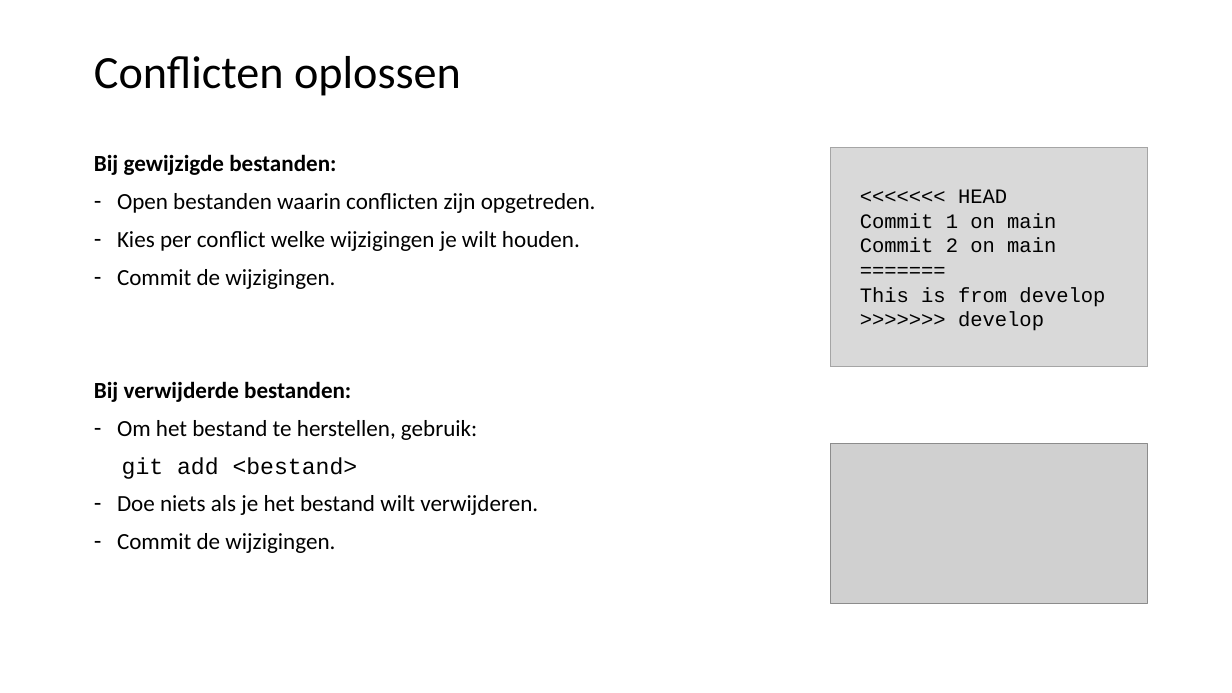
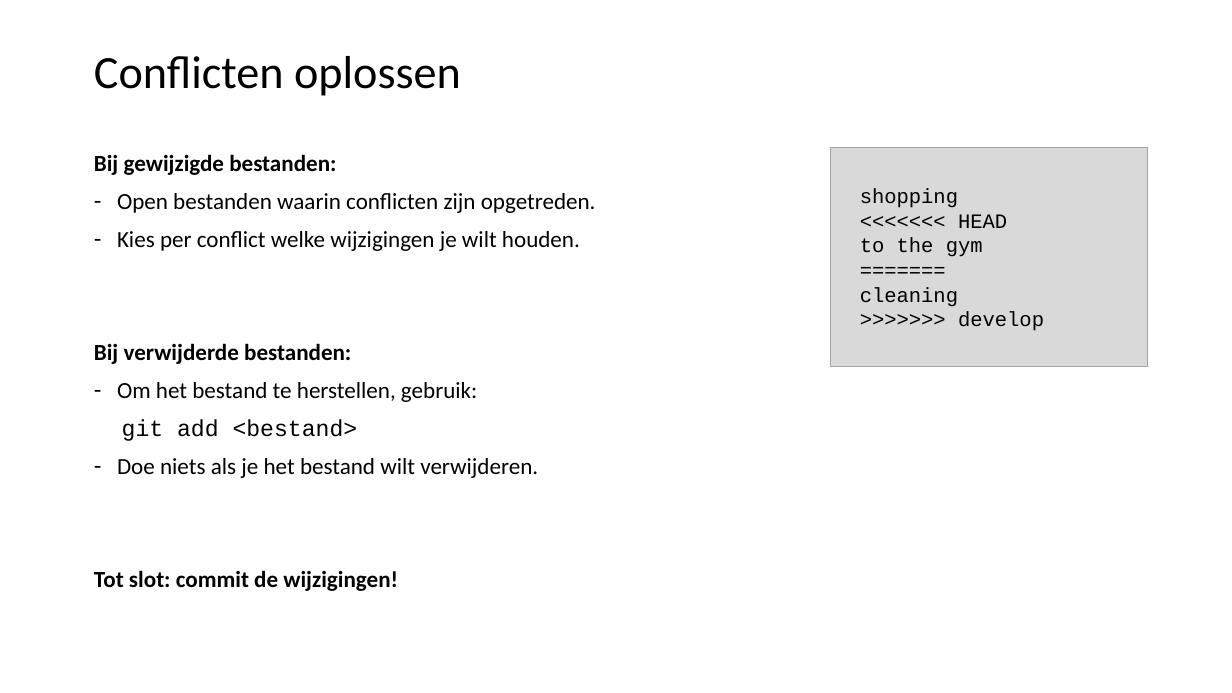
Before and after one commit to LFKoning/knowledge-sharing, a slide deck: slide 65 of git_course/1_basics/git_basic.pptx. Drawn at 1232x693 pixels with LibreOffice and Linux fonts; fonts in the diff are those of the drawing; grey boxes stand for pictures. Boxes give left, top, right and bottom in pixels: in the first picture for what was removed or moved away, otherwise in the second. Text is boxed around its words. In the diff, an @@ line names an element or a change of style, - is before the commit and + after.

```diff
--- a/git_course/1_basics/git_basic.pptx
+++ b/git_course/1_basics/git_basic.pptx
@@ text in rectangle at (860, 189, 958, 208): paragraph added @@
+shopping
@@ text in rectangle at (860, 238, 983, 257): text changed @@
-Commit 1 on main
-Commit 2 on main
+to the gym
@@ text at (117, 269, 335, 289): paragraph removed @@
-– Commit de wijzigingen.
@@ text in rectangle at (860, 287, 958, 307): text changed @@
-This is from develop
+cleaning
@@ picture removed at (831, 444, 1148, 604) @@
@@ text at (94, 570, 398, 591): text changed; bold on @@
-– Commit de wijzigingen.
+Tot slot: commit de wijzigingen!
```
Also in this commit, not shown: 22 other slides changed, 4 slides added, 8 slides removed, 3 other files.
